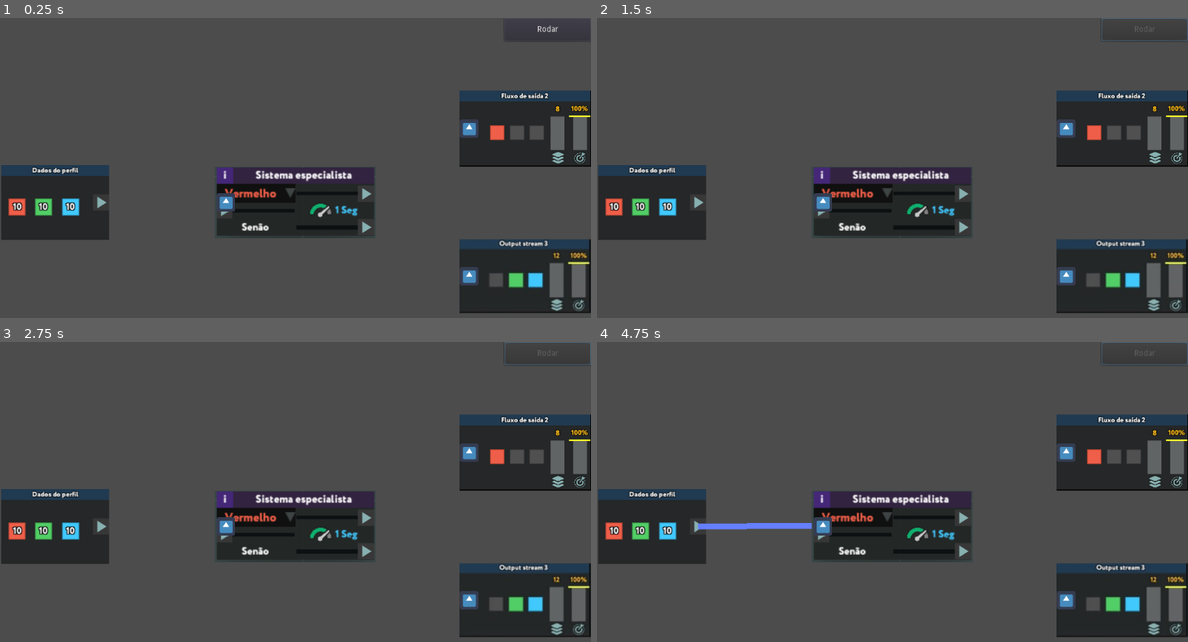
Above: before the commit, frames 1-4 (two rows, left to right).
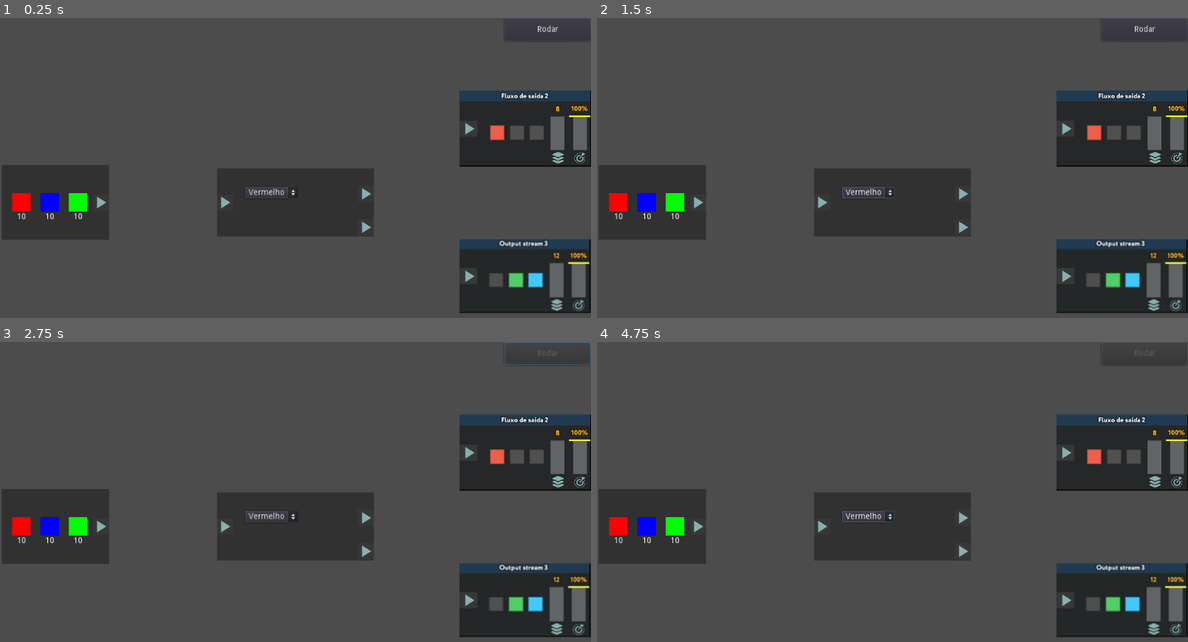
Above: after the commit, the same moments.

Repository: susankizawa/pi-jogos-logicos
Game: Godot game, scene res://Main.tscn
Same seed, same stepped clock (60 frames per second), same inputs: the game is played once before the commit and once after it. The engine's default icon, where the game draws it, is replaced by a stand-in: a white triangle on a blue panel in a dark square.
Inputs (mouse positions are in pixels of both pictures, inside the frame that each line leads up to):
- Up to frame 1 (0.25 s): no input
- Up to frame 2 (1.5 s): click (868, 192) at 0.5 s, where only the run after the commit has a clickable "Vermelho"; click "Rodar" at 1.25 s
- Up to frame 3 (2.75 s): click (549, 354) at 2 s, where only the run after the commit has a clickable "Rodar"
- Up to frame 4 (4.75 s): click (868, 516) at 2.75 s, where only the run after the commit has a clickable "Vermelho"; click (868, 516) at 3.5 s, where only the run after the commit has a clickable "Vermelho"; tap Enter at 4.25 s; drag from (697, 525) to (892, 525) at 4.27 s

The runs differ from the first frame. In frame 1, 4.1% of the frame differs, in the area x 0-81%, y 33-90%; in frame 2, 4.3%; in frame 3, 4.1%; in frame 4, 4.6%, in the area x 0-100%, y 0-90%.

Commit message:
Coisas visuais
Botão pra escolher a propriedade filtrada dentro do jogo adicionada;
Números e imagens que mostram quantos dados tem na entrada adicionado;

Diff:
--- a/Cenas/Dado.tscn
+++ b/Cenas/Dado.tscn
@@ -7,7 +7,7 @@
 extents = Vector2( 16, 16 )
 
 [node name="Dado" type="KinematicBody2D" groups=["dado"]]
-z_index = 1
+z_index = -20
 collision_mask = 0
 script = ExtResource( 1 )
 
--- a/Cenas/Entrada.tscn
+++ b/Cenas/Entrada.tscn
@@ -1,11 +1,11 @@
 [gd_scene load_steps=5 format=2]
 
-[ext_resource path="res://Texturas/entrada.png" type="Texture" id=1]
+[ext_resource path="res://Texturas/Dado.png" type="Texture" id=1]
 [ext_resource path="res://Cenas/SaidaNoh.tscn" type="PackedScene" id=2]
 [ext_resource path="res://Cenas/Scripts/Entrada.gd" type="Script" id=3]
 
 [sub_resource type="RectangleShape2D" id=1]
-extents = Vector2( 93.4648, 64.9821 )
+extents = Vector2( 93, 65 )
 
 [node name="Entrada" type="Area2D"]
 z_index = 1
@@ -14,13 +14,73 @@
 [node name="Rapidez" type="Timer" parent="."]
 one_shot = true
 
-[node name="Sprite" type="Sprite" parent="."]
+[node name="ColorRect" type="ColorRect" parent="."]
+margin_left = -93.0
+margin_top = -65.0
+margin_right = 93.0
+margin_bottom = 65.0
+mouse_filter = 2
+color = Color( 0.196078, 0.196078, 0.196078, 1 )
+__meta__ = {
+"_edit_use_anchors_": false
+}
+
+[node name="Propriedade1" type="Sprite" parent="."]
+modulate = Color( 1, 0, 0, 1 )
+position = Vector2( -59, 0 )
 texture = ExtResource( 1 )
+
+[node name="QuantidadeP1" type="Label" parent="."]
+margin_left = -75.0
+margin_top = 18.0
+margin_right = -43.0
+margin_bottom = 32.0
+size_flags_horizontal = 2
+text = "10"
+align = 1
+__meta__ = {
+"_edit_use_anchors_": false
+}
+
+[node name="Propriedade2" type="Sprite" parent="."]
+modulate = Color( 0, 0, 1, 1 )
+position = Vector2( -10, 0 )
+texture = ExtResource( 1 )
+
+[node name="QuantidadeP2" type="Label" parent="."]
+margin_left = -26.0
+margin_top = 18.0
+margin_right = 6.0
+margin_bottom = 32.0
+size_flags_horizontal = 2
+text = "10"
+align = 1
+__meta__ = {
+"_edit_use_anchors_": false
+}
+
+[node name="Propriedade3" type="Sprite" parent="."]
+modulate = Color( 0, 1, 0, 1 )
+position = Vector2( 39, 0 )
+texture = ExtResource( 1 )
+
+[node name="QuantidadeP3" type="Label" parent="."]
+margin_left = 23.0
+margin_top = 18.0
+margin_right = 55.0
+margin_bottom = 32.0
+size_flags_horizontal = 2
+text = "10"
+align = 1
+__meta__ = {
+"_edit_use_anchors_": false
+}
 
 [node name="CollisionShape2D" type="CollisionShape2D" parent="."]
 position = Vector2( 0.0273438, -0.0304298 )
 shape = SubResource( 1 )
 
 [node name="Saida" parent="." instance=ExtResource( 2 )]
+position = Vector2( 79, 0 )
 
 [connection signal="timeout" from="Rapidez" to="." method="_on_Rapidez_timeout"]
--- a/Cenas/EntradaNoh.tscn
+++ b/Cenas/EntradaNoh.tscn
@@ -1,17 +1,15 @@
 [gd_scene load_steps=4 format=2]
 
-[ext_resource path="res://icon.png" type="Texture" id=1]
+[ext_resource path="res://Texturas/saida_entrada_noh.png" type="Texture" id=1]
 [ext_resource path="res://Cenas/Scripts/EntradaNoh.gd" type="Script" id=2]
 
 [sub_resource type="RectangleShape2D" id=2]
-extents = Vector2( 16, 16 )
+extents = Vector2( 14, 14 )
 
 [node name="Entrada" type="Area2D" groups=["entradaNoh"]]
-position = Vector2( -48, 0 )
 script = ExtResource( 2 )
 
 [node name="Sprite" type="Sprite" parent="."]
-scale = Vector2( 0.5, 0.5 )
 texture = ExtResource( 1 )
 
 [node name="CollisionShape2D" type="CollisionShape2D" parent="."]
--- a/Cenas/SaidaNoh.tscn
+++ b/Cenas/SaidaNoh.tscn
@@ -7,7 +7,6 @@
 extents = Vector2( 13.9241, 13.8748 )
 
 [node name="Saida" type="Area2D" groups=["saidaNoh"]]
-position = Vector2( 79.4682, 0 )
 script = ExtResource( 2 )
 
 [node name="Sprite" type="Sprite" parent="."]
@@ -15,7 +14,6 @@
 texture = ExtResource( 1 )
 
 [node name="CollisionShape2D" type="CollisionShape2D" parent="."]
-position = Vector2( 0.033783, -0.028501 )
 shape = SubResource( 2 )
 
 [connection signal="input_event" from="." to="." method="_on_Saida_input_event"]
--- a/Cenas/Scripts/Entrada.gd
+++ b/Cenas/Scripts/Entrada.gd
@@ -12,6 +12,9 @@
 onready var game = get_tree().get_root().get_node("Main/Game")
 onready var saida = get_node("Saida")
 onready var rapidez = get_node("Rapidez")
+onready var quant_p1 = get_node("QuantidadeP1")
+onready var quant_p2 = get_node("QuantidadeP2")
+onready var quant_p3 = get_node("QuantidadeP3")
 
 #onready var saida_entrada_conectada = saida.get_node(saida.entrada_conectada_caminho)
 
@@ -52,6 +55,10 @@
 	else:
 		rapidez.paused = false
 
+	quant_p1.text = String(dados.count("Vermelho"))
+	quant_p2.text = String(dados.count("Azul"))
+	quant_p3.text = String(dados.count("Verde"))
+
 func enviar_dado():
 	if saida.entrada_conectada == null:
 		game.rodando = false
--- a/Cenas/Scripts/EntradaNoh.gd
+++ b/Cenas/Scripts/EntradaNoh.gd
@@ -15,6 +15,7 @@
 	linha = Line2D.new()
 	for i in 2:
 		linha.add_point(Vector2.ZERO)
+		linha.z_index = -30
 	add_child(linha)
 
 
--- a/Cenas/Scripts/SaidaNoh.gd
+++ b/Cenas/Scripts/SaidaNoh.gd
@@ -15,6 +15,7 @@
 	linha = Line2D.new()
 	for i in 2:
 		linha.add_point(Vector2.ZERO)
+		linha.z_index = -30
 	add_child(linha)
 
 
--- a/Cenas/Scripts/SistemaEspecialista.gd
+++ b/Cenas/Scripts/SistemaEspecialista.gd
@@ -14,6 +14,7 @@
 onready var entrada = get_node("Entrada")
 onready var saida1 = get_node("Saida1")
 onready var saida2 = get_node("Saida2")
+onready var botao_de_propriedade = get_node("Node2D/OptionButton")
 
 # Cenas
 
@@ -25,10 +26,10 @@
 # Chamado a cada frame. 'delta' é o tempo que passou desde a última frame.
 func _process(delta):
 	if !game.rodando:
-		for timer in range(5,self.get_child_count()):
+		for timer in range(7,self.get_child_count()):
 			get_child(timer).paused = true
 	else:
-		for timer in range(5,self.get_child_count()):
+		for timer in range(7,self.get_child_count()):
 			get_child(timer).paused = false
 
 func _on_Entrada_body_entered(body):
@@ -67,7 +68,7 @@
 	else:
 		enviar_dado(dado, 2) # Enviar dado para Saida2
 
-	get_child(5).queue_free() # Deleta o timer criado no início do processamento do dado mais antigo da fila, ou seja, o que acabou de ser processado
+	get_child(7).queue_free() # Deleta o timer criado no início do processamento do dado mais antigo da fila, ou seja, o que acabou de ser processado
 
 func enviar_dado(d, s):
 	var saida
@@ -100,3 +101,6 @@
 		if being_dragged:
 			# Se este nó (self) ESTÁ sendo arrastado, a posição dele é a mesma que a do mouse
 			global_position = event.global_position
+
+func _on_OptionButton_item_selected(index):
+	cor_escolhida = botao_de_propriedade.get_item_text(index)
--- a/Cenas/SistemaEspecialista.tscn
+++ b/Cenas/SistemaEspecialista.tscn
@@ -6,7 +6,7 @@
 [ext_resource path="res://Texturas/sistema_especialista.png" type="Texture" id=4]
 
 [sub_resource type="RectangleShape2D" id=1]
-extents = Vector2( 136.5, 59 )
+extents = Vector2( 136, 59 )
 
 [node name="SistemaEspecialista" type="Area2D"]
 z_index = 1
@@ -14,21 +14,48 @@
 script = ExtResource( 1 )
 
 [node name="Sprite" type="Sprite" parent="."]
+visible = false
 scale = Vector2( 1.5, 1.5 )
+z_index = -10
 texture = ExtResource( 4 )
 
+[node name="ColorRect" type="ColorRect" parent="."]
+margin_left = -136.0
+margin_top = -59.0
+margin_right = 136.0
+margin_bottom = 59.0
+mouse_filter = 2
+color = Color( 0.196078, 0.196078, 0.196078, 1 )
+__meta__ = {
+"_edit_use_anchors_": false
+}
+
 [node name="CollisionShape2D" type="CollisionShape2D" parent="."]
-position = Vector2( 0.5, -2 )
 shape = SubResource( 1 )
 
+[node name="Node2D" type="Node2D" parent="."]
+position = Vector2( -87, -27 )
+z_index = 10
+
+[node name="OptionButton" type="OptionButton" parent="Node2D"]
+margin_right = 91.0
+margin_bottom = 20.0
+text = "Vermelho"
+items = [ "Vermelho", null, false, 0, null, "Verde", null, false, 1, null, "Azul", null, false, 2, null ]
+selected = 0
+__meta__ = {
+"_edit_use_anchors_": false
+}
+
 [node name="Entrada" parent="." instance=ExtResource( 3 )]
-position = Vector2( -120.5, 0 )
+position = Vector2( -122, 0 )
 
 [node name="Saida1" parent="." instance=ExtResource( 2 )]
-position = Vector2( 122.468, -15 )
+position = Vector2( 122, -15 )
 
 [node name="Saida2" parent="." instance=ExtResource( 2 )]
-position = Vector2( 122.468, 43 )
+position = Vector2( 122, 43 )
 
 [connection signal="input_event" from="." to="." method="_on_SistemaEspecialista_input_event"]
+[connection signal="item_selected" from="Node2D/OptionButton" to="." method="_on_OptionButton_item_selected"]
 [connection signal="body_entered" from="Entrada" to="." method="_on_Entrada_body_entered"]
--- /dev/null
+++ b/Teste.tscn
@@ -0,0 +1,19 @@
+[gd_scene load_steps=2 format=2]
+
+[ext_resource path="res://teste.gd" type="Script" id=1]
+
+[node name="Node" type="Node"]
+script = ExtResource( 1 )
+
+[node name="OptionButton" type="OptionButton" parent="."]
+margin_right = 29.0
+margin_bottom = 20.0
+text = "Vermelho"
+flat = true
+items = [ "Vermelho", null, false, 0, null, "Azul", null, false, 1, null, "Verde", null, false, 2, null ]
+selected = 0
+__meta__ = {
+"_edit_use_anchors_": false
+}
+
+[connection signal="item_selected" from="OptionButton" to="." method="_on_OptionButton_item_selected"]
--- /dev/null
+++ b/teste.gd
@@ -0,0 +1,20 @@
+extends Node
+
+
+# Declare member variables here. Examples:
+# var a = 2
+# var b = "text"
+
+
+# Called when the node enters the scene tree for the first time.
+func _ready():
+	pass # Replace with function body.
+
+
+# Called every frame. 'delta' is the elapsed time since the previous frame.
+#func _process(delta):
+#	pass
+
+
+func _on_OptionButton_item_selected(index):
+	pass # Replace with function body.
